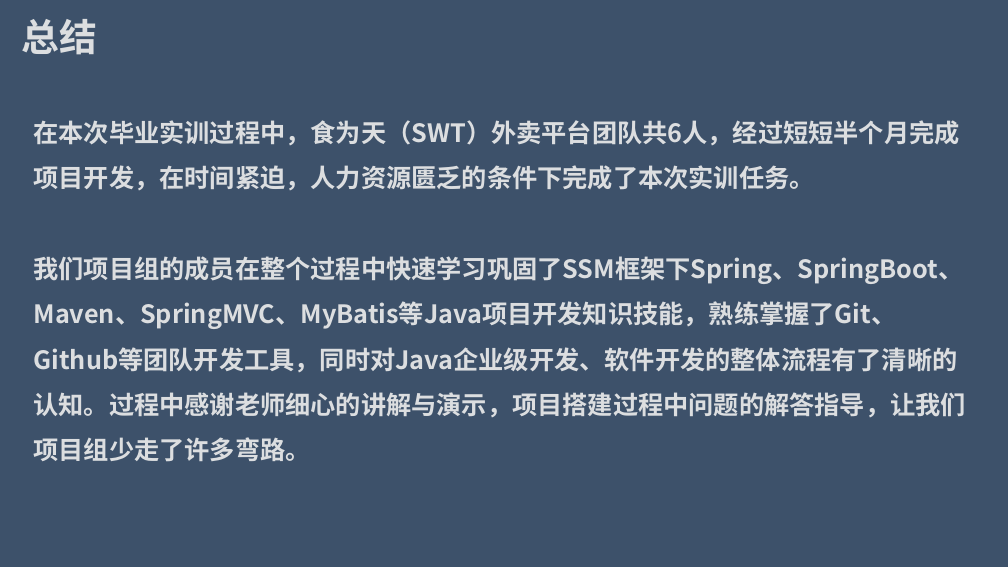
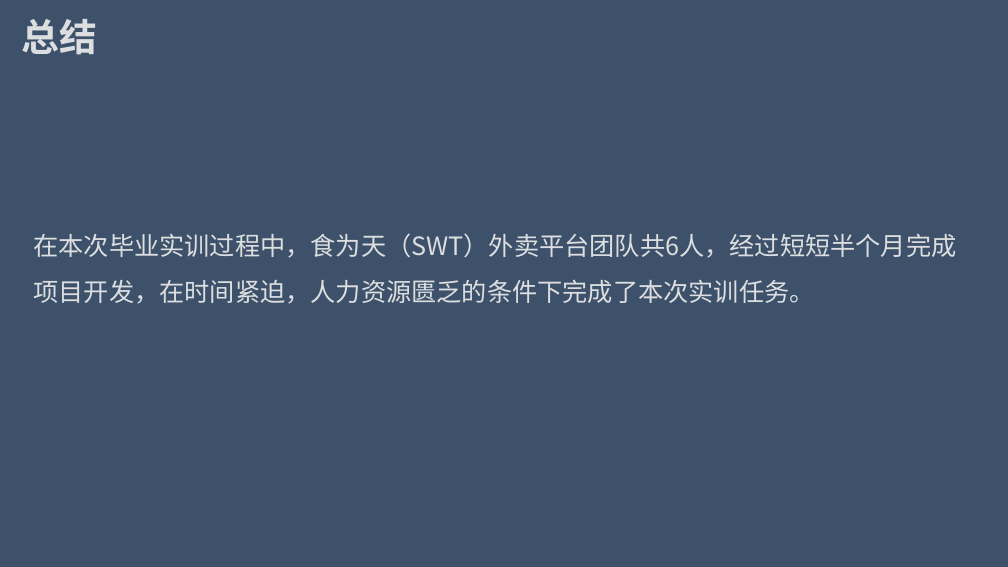
Before and after one commit to Wangzt670/swt, a slide deck: slide 27 of 项目待交付工件/D结项阶段/2.项目答辩.pptx (slide 16 before the commit). Drawn at 1008x567 pixels with LibreOffice and Linux fonts; fonts in the diff are those of the drawing. Boxes give left, top, right and bottom in pixels: in the first picture for what was removed or moved away, otherwise in the second. Text is boxed around its words. In the diff, an @@ line names an element or a change of style, - is before the commit and + after.

```diff
--- a/项目待交付工件/D结项阶段/2.项目答辩.pptx
+++ b/项目待交付工件/D结项阶段/2.项目答辩.pptx
@@ text "在本次毕业实训过程中，食为天（SWT）外卖平台团队共6人，经过短短半个月完成项目开发，在时间紧迫，人力资源匮乏的条件下完 ...": place and size @@
-text "在本次毕业实训过程中，食为天（SWT）外卖平台团队共6人，经过短短半个月完成项目开发，在时间紧迫，人力资源匮乏的条件下完 ..." at <box>34,120,966,462</box>
+text "在本次毕业实训过程中，食为天（SWT）外卖平台团队共6人，经过短短半个月完成项目开发，在时间紧迫，人力资源匮乏的条件下完 ..." at <box>34,233,957,304</box>
@@ text "在本次毕业实训过程中，食为天（SWT）外卖平台团队共6人，经过短短半个月完成项目开发，在时间紧迫，人力资源匮乏的条件下完 ..." at <box>34,233,957,304</box>: bold off @@
@@ text at <box>34,256,966,462</box>: paragraph removed @@
-我们项目组的成员在整个过程中快速学习巩固了SSM框架下Spring、SpringBoot、Maven、SpringMVC、MyBatis等Java项目开发知识技能，熟练掌握了Git、Github等团队开发工具，同时对Java企业级开发、软件开发的整体流程有了清晰的认知。过程中感谢老师细心的讲解与演示，项目搭建过程中问题的解答指导，让我们项目组少走了许多弯路。
```
Also in this commit, not shown: 6 other slides changed, 14 slides added, 4 slides removed.
